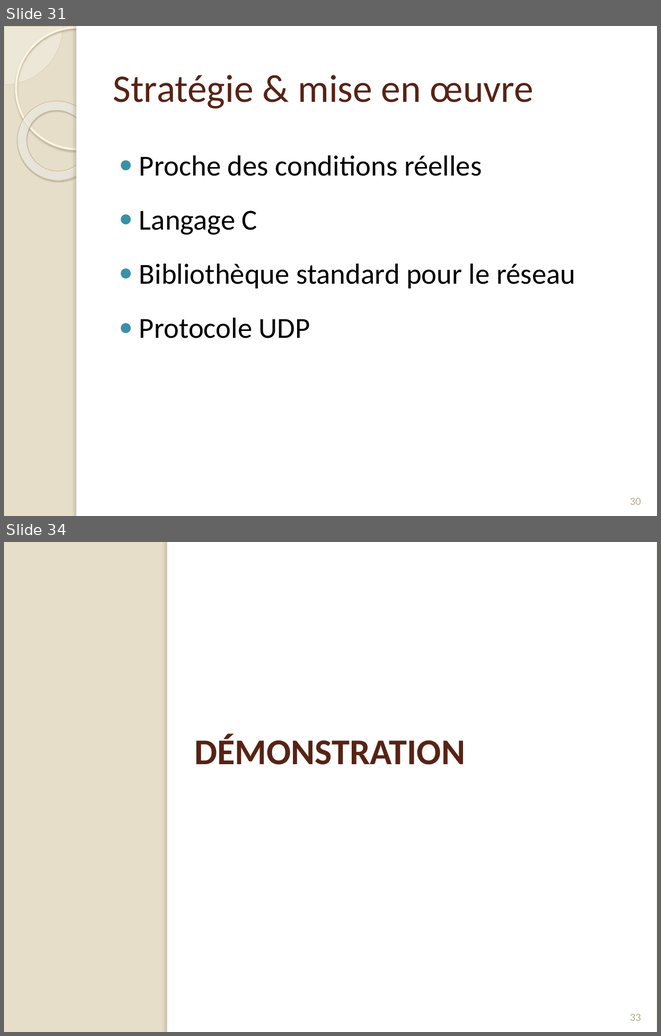
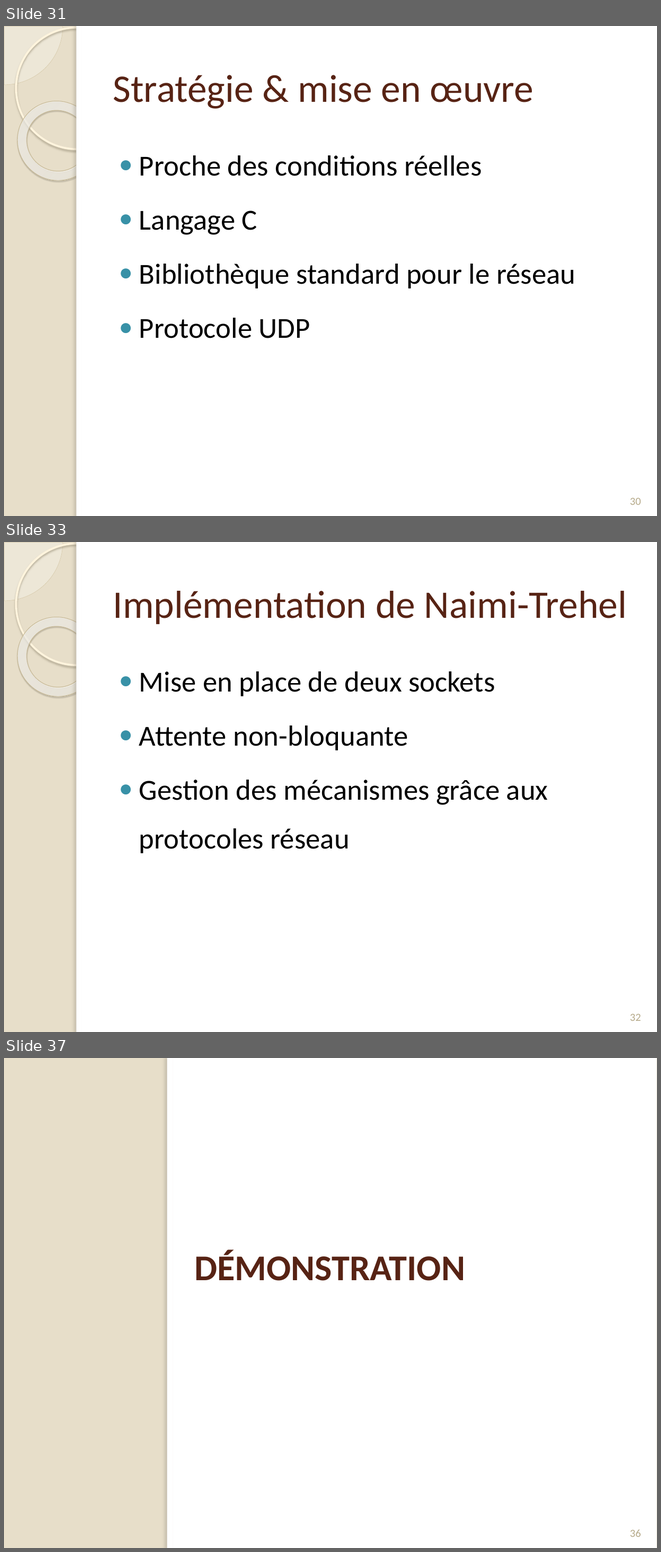
Before and after one commit to Origraena/moca, a slide deck: fmin212/Presentation/presAlgoDist.pptx. Shown one above the other, each under a label of ours: slides 31 and 34 before the commit, slides 31, 33 and 37 after it; the slides between them are not shown. The pictures are 661x1036 and 661x1552 pixels, drawn with LibreOffice and Linux fonts; fonts in the diff are those of the drawing. Boxes give left, top, right and bottom in pixels: in the first picture for what was removed or moved away, otherwise in the second. Text is boxed around its words. In the diff, an @@ line names an element or a change of style, - is before the commit and + after.

```diff
--- a/fmin212/Presentation/presAlgoDist.pptx
+++ b/fmin212/Presentation/presAlgoDist.pptx
@@ slide 33 added at <box>4,542,657,1032</box>, background #E7DEC9; not listed: 5 template elements that a slide beside it also shows @@
@@ title added at <box>113,591,627,624</box>, 43 pt, text #572314 @@
+Implémentation de Naimi-Trehel
@@ text added at <box>139,671,548,853</box>, 32 pt, text #000000 @@
+● Mise en place de deux sockets
+● Attente non-bloquante
+● Gestion des mécanismes grâce aux protocoles réseau
@@ page number added at <box>630,1014,641,1021</box>, 12 pt, text #B6A98A @@
+32
@@ what was slide 34 is now slide 37 @@
@@ page number at <box>630,1529,641,1537</box>: text changed @@
-33
+36
```
Also in this commit, not shown: 8 slides changed, 2 other slides added, 44 other files.
